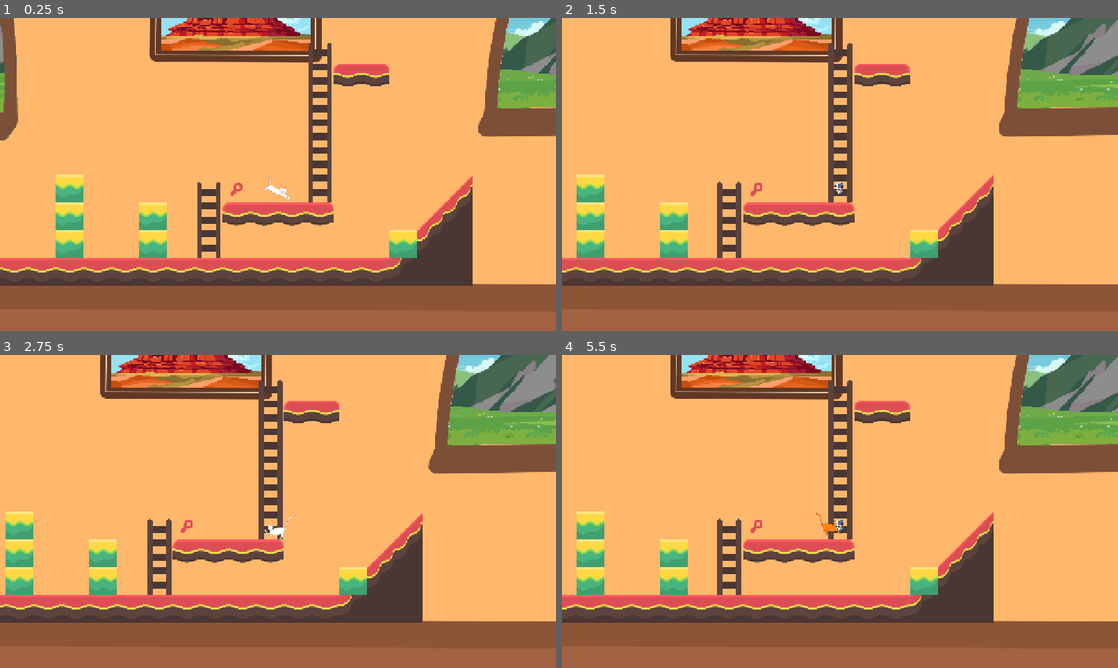
Above: before the commit, frames 1-4 (two rows, left to right).
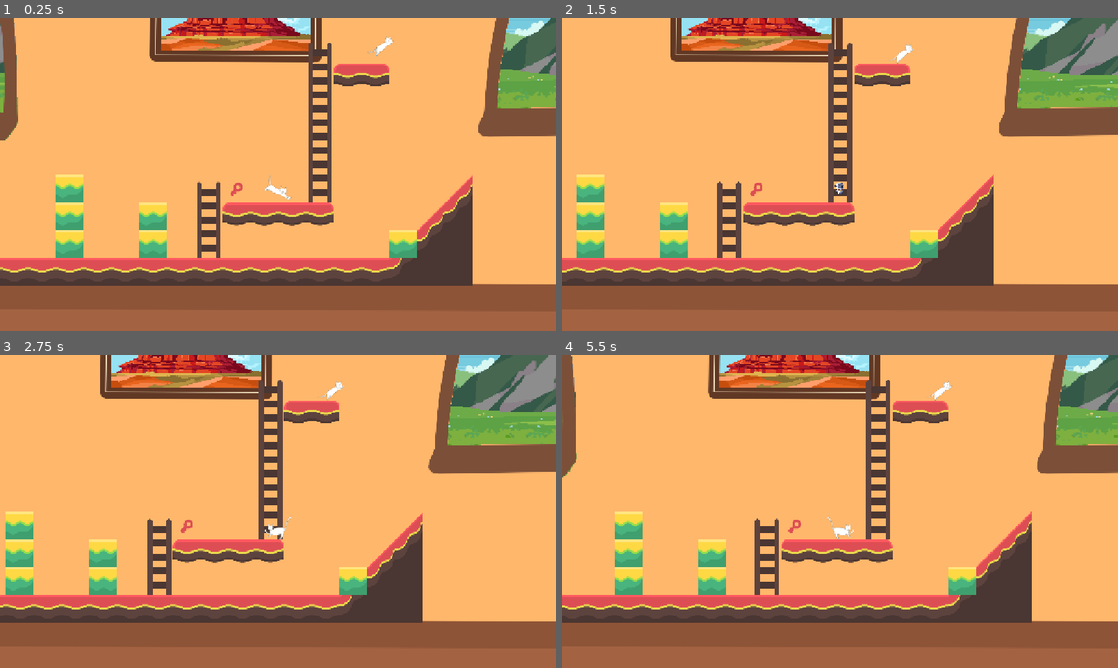
Above: after the commit, the same moments.

Repository: Fantasiel/GameJam25
Game: Godot game, scene res://scenes/levels/test.tscn
Two runs of this game, one before a commit and one after it. Both use one fixed random seed, a clock stepped at 60 frames per second and the inputs below.
Inputs:
- Up to frame 1 (0.25 s): no input
- Up to frame 2 (1.5 s): hold Right (move_right) from 0.53 s (still down); tap Delete (die) at 0.6 s; tap Space (jump) at 0.77 s; tap F (interact) at 0.8, 1.35 s
- Up to frame 3 (2.75 s): tap Space (jump) at 1.52 s; tap Delete (die) at 1.55, 2.1 s; release Right (move_right) at 2.03 s; hold Left (move_left) from 2.03 s (still down); tap F (interact) at 2.3 s
- Up to frame 4 (5.5 s): release Left (move_left) at 2.78 s; hold Right (move_right) 2.78-4.28 s; tap F (interact) at 2.85, 3.8, 5.1 s; tap Space (jump) at 3.02, 3.77, 4.52 s; tap Delete (die) at 3.05, 4.35 s; tap Ctrl (replay) at 3.6 s; hold Left (move_left) 4.28-5.03 s; hold Right (move_right) from 5.03 s (still down)

The runs differ from the first frame. In frame 1, less than 0.1% of the frame differs, in the area x 66-71%, y 5-13%; in frame 2, less than 0.1%; in frame 3, less than 0.1%; in frame 4, 25%, in the area x 0-100%, y 0-86%.

Commit message:
Add vase

Diff:
--- /dev/null
+++ b/scenes/cat/area_2d.gd
@@ -0,0 +1,12 @@
+extends Area2D
+
+func _on_body_entered(body) -> void:
+	var cat = get_parent()
+	if body is Vase and not body.is_broken:
+		cat.slappable_bodies[body.get_instance_id()] = body;
+
+
+func _on_body_exited(body) -> void:
+	var cat = get_parent()
+	if body is Vase:
+		cat.slappable_bodies.erase(body.get_instance_id());
--- a/scenes/cat/cat.gd
+++ b/scenes/cat/cat.gd
@@ -1,4 +1,5 @@
 extends CharacterBody2D
+class_name Cat
 
 const SPEED = 100.0
 const JUMP_VELOCITY = -300.0
@@ -10,6 +11,9 @@
 const FALLING_SPEED = 200.0
 const FALLING_BREAKING_SPEED = 1000.0
 const FALLING_VERTICAL_THRESHOLD = 1.0
+const SLAPPING_FORCE = 300
+
+
 
 # TODO: maybe need onready for $LadderRayCast2D and $AnimatedSprite2D
 # TODO: interact system: reset trigger resets what was interacted with (depends on thing)
@@ -17,6 +21,7 @@
 # TODO: replay, change between cats
 @export var do_record = true # whether to record, otherwise is ghost and replays
 @export var recording_data = {} # holds the recording data, which action is pressed or released
+@export var slappable_bodies = {} # tracks nearby slappable bodies
 var recording_counter = 0 # counter for both recording and replay
 var replay_pressed = {} # remembers which action is pressed during replay
 var jump_charge_timestamp = null # start of jump charging, null = not charging
@@ -246,6 +251,9 @@
 	if $AnimatedSprite2D.animation == "interact":
 		$AnimatedSprite2D.play("idle")
 
+		for slappable_body in slappable_bodies.values():
+			slappable_body.velocity += SLAPPING_FORCE * position.direction_to(slappable_body.position);
+
 func _enable_cat_or_ghost():
 	#print(do_record, recording_counter, recording_data)
 	if do_record: # actual player
--- a/scenes/cat/cat.tscn
+++ b/scenes/cat/cat.tscn
@@ -17,6 +17,7 @@
 [ext_resource type="Texture2D" uid="uid://bdwqon3vjao5r" path="res://art/cat/Walk/Walk2.png" id="16_iyxnu"]
 [ext_resource type="Texture2D" uid="uid://b16kkavrjm8b5" path="res://art/cat/Walk/Walk3.png" id="17_7hca3"]
 [ext_resource type="Texture2D" uid="uid://d3mykfxsbltil" path="res://art/cat/Walk/Walk4.png" id="18_d1w6o"]
+[ext_resource type="Script" uid="uid://2hwdps5geljm" path="res://scenes/cat/area_2d.gd" id="18_fyj7c"]
 
 [sub_resource type="GDScript" id="GDScript_t8swq"]
 script/source = "extends CharacterBody2D
@@ -32,6 +33,8 @@
 const FALLING_BREAKING_SPEED = 1000.0
 
 var jump_charge_timestamp = null # start of jump charging, null = not charging
+
+@export var slappable_object = null
 
 func _physics_process(delta: float) -> void:
 	_movement(delta)
@@ -313,13 +316,13 @@
 "duration": 1.0,
 "texture": SubResource("AtlasTexture_gseao")
 }, {
-"duration": 1.0,
+"duration": 0.81,
 "texture": SubResource("AtlasTexture_6o638")
 }, {
-"duration": 1.0,
+"duration": 0.4,
 "texture": SubResource("AtlasTexture_j1qia")
 }, {
-"duration": 1.0,
+"duration": 0.2,
 "texture": SubResource("AtlasTexture_j6lcm")
 }],
 "loop": false,
@@ -347,6 +350,9 @@
 [sub_resource type="CapsuleShape2D" id="CapsuleShape2D_7vi38"]
 radius = 12.0
 height = 28.0
+
+[sub_resource type="CircleShape2D" id="CircleShape2D_fyj7c"]
+radius = 44.0454
 
 [node name="Cat" type="CharacterBody2D"]
 z_index = 5
@@ -355,8 +361,10 @@
 
 [node name="AnimatedSprite2D" type="AnimatedSprite2D" parent="."]
 sprite_frames = SubResource("SpriteFrames_tol8a")
-animation = &"charge_full"
+animation = &"interact"
 autoplay = "idle"
+frame = 3
+frame_progress = 1.0
 
 [node name="CollisionShape2D" type="CollisionShape2D" parent="."]
 position = Vector2(0, 13)
@@ -372,4 +380,13 @@
 collision_mask = 4
 hit_from_inside = true
 
+[node name="Area2D" type="Area2D" parent="."]
+script = ExtResource("18_fyj7c")
+
+[node name="CollisionShape2D" type="CollisionShape2D" parent="Area2D"]
+modulate = Color(0.458824, 0.482353, 1, 1)
+shape = SubResource("CircleShape2D_fyj7c")
+
 [connection signal="animation_finished" from="AnimatedSprite2D" to="." method="_on_animation_finished"]
+[connection signal="body_entered" from="Area2D" to="Area2D" method="_on_body_entered"]
+[connection signal="body_exited" from="Area2D" to="Area2D" method="_on_body_exited"]
--- a/scenes/cat/cat_and_ghost.tscn
+++ b/scenes/cat/cat_and_ghost.tscn
@@ -1,6 +1,6 @@
-[gd_scene load_steps=4 format=3 uid="uid://hbydxrh0jfqf"]
+[gd_scene load_steps=4 format=3 uid="uid://bx1pyvfl4sfxx"]
 
-[ext_resource type="Script" uid="uid://darn3s4ww6o1c" path="res://scenes/cat/cat_and_ghost.gd" id="1_3cvhn"]
+[ext_resource type="Script" path="res://scenes/levels/cat_and_ghost.gd" id="1_3cvhn"]
 [ext_resource type="PackedScene" uid="uid://pk521wn71ktd" path="res://scenes/cat/cat.tscn" id="2_aixp7"]
 [ext_resource type="Script" uid="uid://3xsqd4xqujhp" path="res://scenes/cat/cat.gd" id="3_vjewq"]
 
@@ -13,11 +13,13 @@
 script = ExtResource("3_vjewq")
 do_record = false
 recording_data = {}
+slappable_bodies = {}
 
 [node name="Cat" parent="." instance=ExtResource("2_aixp7")]
 script = ExtResource("3_vjewq")
 do_record = true
 recording_data = {}
+slappable_bodies = {}
 
 [node name="Camera2D" type="Camera2D" parent="Cat"]
 limit_left = -640
--- a/scenes/levels/test.tscn
+++ b/scenes/levels/test.tscn
@@ -1,9 +1,10 @@
-[gd_scene load_steps=14 format=4 uid="uid://181c60os5u0y"]
+[gd_scene load_steps=15 format=4 uid="uid://181c60os5u0y"]
 
 [ext_resource type="Texture2D" uid="uid://c3a04jpufflu2" path="res://art/tilesheet_complete.png" id="1_52kye"]
 [ext_resource type="Texture2D" uid="uid://bg5edorgq3hrt" path="res://art/Livingroom_1_View.png" id="1_uyl1e"]
 [ext_resource type="Texture2D" uid="uid://bo8xwxqad2txg" path="res://art/Livingroom_1.png" id="2_7115g"]
-[ext_resource type="PackedScene" uid="uid://hbydxrh0jfqf" path="res://scenes/cat/cat_and_ghost.tscn" id="4_uyl1e"]
+[ext_resource type="PackedScene" uid="uid://bx1pyvfl4sfxx" path="res://scenes/cat/cat_and_ghost.tscn" id="4_uyl1e"]
+[ext_resource type="PackedScene" uid="uid://b37hq3ial8kb3" path="res://scenes/vase/vase.tscn" id="5_7115g"]
 
 [sub_resource type="RectangleShape2D" id="RectangleShape2D_uyl1e"]
 size = Vector2(385, 25)
@@ -481,3 +482,6 @@
 shape = SubResource("WorldBoundaryShape2D_uyl1e")
 
 [node name="CatAndGhost" parent="." instance=ExtResource("4_uyl1e")]
+
+[node name="Vase" parent="." instance=ExtResource("5_7115g")]
+position = Vector2(235, -324)
--- /dev/null
+++ b/scenes/vase/vase.gd
@@ -0,0 +1,51 @@
+extends CharacterBody2D
+class_name Vase
+
+const FALLING_SPIN_RATE = PI / 2
+const IS_FALLING_THRESHOLD = 100.0
+
+@export var model = 1 # 1, 2 or 3
+@export var is_broken = false
+var is_falling = false
+var was_on_floor = false
+var falling_start_timestamp = null
+
+
+
+func _physics_process(delta: float) -> void:
+	_check_breaking()
+	_movement(delta)
+	_set_sprite(delta)
+	move_and_slide()
+
+func _check_breaking() -> void:
+	if is_on_floor():
+		was_on_floor = true
+	if is_on_floor() and is_falling:
+		is_broken = true
+		is_falling = false
+		velocity = Vector2.ZERO
+
+func _movement(delta: float) -> void:
+	if is_on_floor():
+		return
+	velocity += get_gravity() * delta
+	if velocity.y > 5.0:
+		if falling_start_timestamp == null:
+			falling_start_timestamp = Time.get_ticks_msec()
+		if was_on_floor:
+			is_falling = true
+
+
+func _set_sprite(delta) -> void:
+	$Vase_1_pristine.visible = model == 1 and not is_broken
+	$Vase_1_broken.visible = model == 1 and is_broken
+	$Vase_2_pristine.visible = model == 2 and not is_broken
+	$Vase_2_broken.visible = model == 2 and is_broken
+	$Vase_3_pristine.visible = model == 3 and not is_broken
+	$Vase_3_broken.visible = model == 3 and is_broken
+
+	if is_falling:
+		self.rotate(delta * FALLING_SPIN_RATE)
+	else:
+		self.rotation = 0
--- /dev/null
+++ b/scenes/vase/vase.tscn
@@ -0,0 +1,53 @@
+[gd_scene load_steps=5 format=3 uid="uid://b37hq3ial8kb3"]
+
+[ext_resource type="Script" uid="uid://yq3mue22vfqj" path="res://scenes/vase/vase.gd" id="1_tm1l3"]
+[ext_resource type="Texture2D" uid="uid://dd8s2be7biuhv" path="res://art/cat/Jump/Jump3.png" id="2_jlyxg"]
+[ext_resource type="Texture2D" uid="uid://p00071euwjr" path="res://art/cat/Walk/Walk1.png" id="3_2ewva"]
+
+[sub_resource type="CircleShape2D" id="CircleShape2D_tm1l3"]
+radius = 22.0
+
+[node name="VaseBody" type="CharacterBody2D"]
+script = ExtResource("1_tm1l3")
+
+[node name="CollisionShape2D" type="CollisionShape2D" parent="."]
+shape = SubResource("CircleShape2D_tm1l3")
+one_way_collision_margin = 10.5
+
+[node name="Vase_1_pristine" type="TextureRect" parent="."]
+offset_left = -32.0
+offset_top = -32.0
+offset_right = 32.0
+offset_bottom = 32.0
+texture = ExtResource("2_jlyxg")
+
+[node name="Vase_2_pristine" type="TextureRect" parent="."]
+offset_left = -19.0
+offset_top = -20.0
+offset_right = 21.0
+offset_bottom = 20.0
+
+[node name="Vase_3_pristine" type="TextureRect" parent="."]
+offset_left = -20.0
+offset_top = -19.0
+offset_right = 20.0
+offset_bottom = 21.0
+
+[node name="Vase_1_broken" type="TextureRect" parent="."]
+offset_left = -31.0
+offset_top = -31.0
+offset_right = 33.0
+offset_bottom = 33.0
+texture = ExtResource("3_2ewva")
+
+[node name="Vase_2_broken" type="TextureRect" parent="."]
+offset_left = -19.0
+offset_top = -20.0
+offset_right = 21.0
+offset_bottom = 20.0
+
+[node name="Vase_3_broken" type="TextureRect" parent="."]
+offset_left = -19.0
+offset_top = -20.0
+offset_right = 21.0
+offset_bottom = 20.0
Not shown, changed: art/Floor Tiles/Floor1.png.import
Not shown, changed: art/Floor Tiles/Floor2.png.import
Not shown, changed: art/Floor Tiles/Floor3.png.import
Not shown, added: scenes/cat/area_2d.gd.uid
Not shown: 1 places in scenes/cat/cat.tscn that only renumber resources
Not shown, added: scenes/vase/vase.gd.uid
